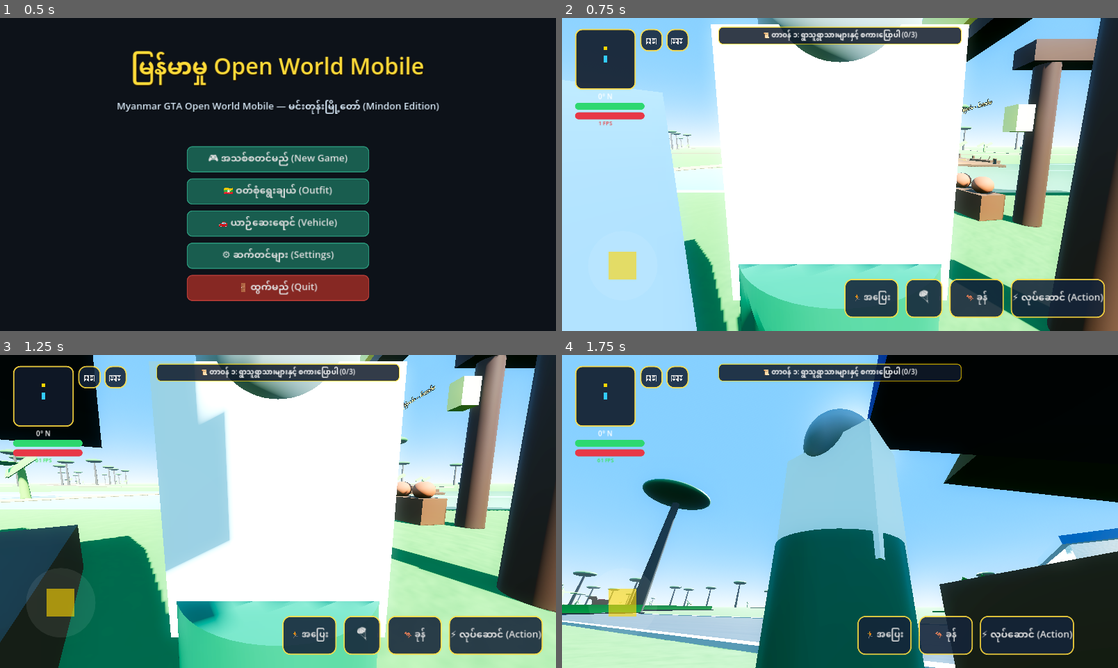
Above: before the commit, frames 1-4 (two rows, left to right).
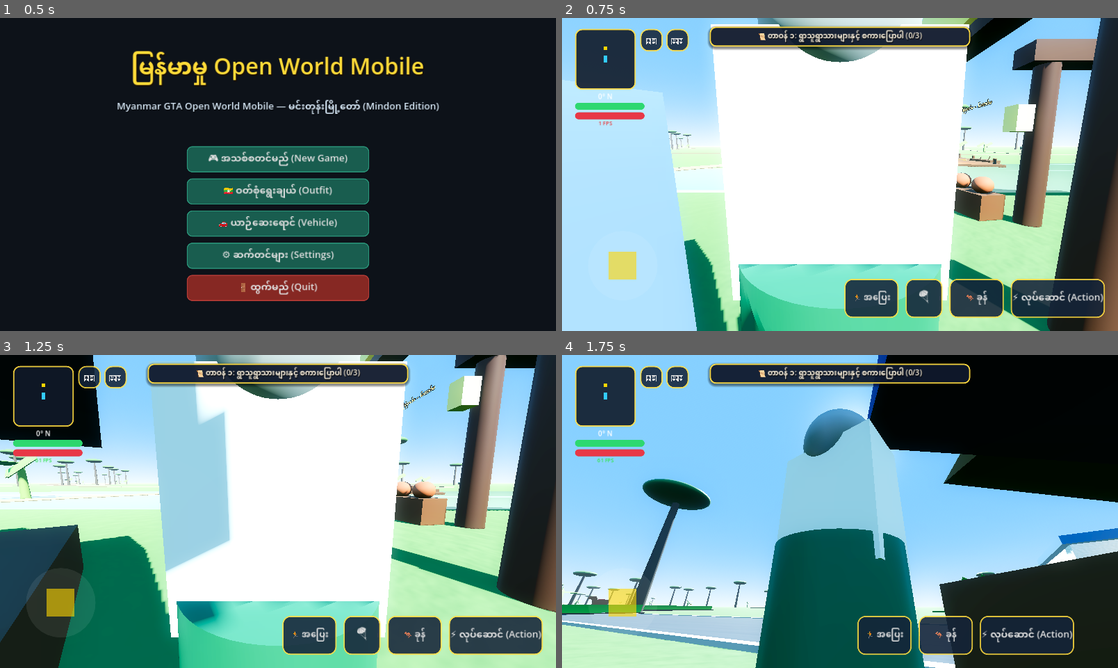
Above: after the commit, the same moments.

Repository: sudohlaingwin/gta-open-world
Game: Godot game, scene res://scenes/main_menu.tscn
Same seed, same stepped clock (60 frames per second), same inputs: the game is played once before the commit and once after it.
Inputs (mouse positions are in pixels of both pictures, inside the frame that each line leads up to):
- Up to frame 1 (0.5 s): no input
- Up to frame 2 (0.75 s): click "🎮 အသစ်စတင်မည် (New Game)" at 0.5 s
- Up to frame 3 (1.25 s): no input
- Up to frame 4 (1.75 s): drag from (628, 611) to (895, 442) at 1.27 s

Frame 1 is identical in both runs. In frame 2, 2.0% of the frame differs, in the area x 26-74%, y 2-11%; in frame 3, 2.1%; in frame 4, 2.0%.

Commit message:
Slice 206: TopCenterHUD Quest Banner, Waypoint Guide & Speedometer Glassmorphism Overhaul

Diff:
--- a/scenes/mobile_touch_hud.tscn
+++ b/scenes/mobile_touch_hud.tscn
@@ -44,52 +44,64 @@
 corner_radius_bottom_left = 8
 
 [sub_resource type="StyleBoxFlat" id="StyleBoxFlat_banner"]
-bg_color = Color(0.06, 0.10, 0.16, 0.85)
-border_width_left = 2
-border_width_top = 2
-border_width_right = 2
-border_width_bottom = 2
-border_color = Color(1, 0.84, 0, 0.7)
-corner_radius_top_left = 10
-corner_radius_top_right = 10
-corner_radius_bottom_right = 10
-corner_radius_bottom_left = 10
+bg_color = Color(0.06, 0.10, 0.18, 0.90)
+border_width_left = 3
+border_width_top = 3
+border_width_right = 3
+border_width_bottom = 3
+border_color = Color(1.0, 0.86, 0.25, 0.95)
+corner_radius_top_left = 14
+corner_radius_top_right = 14
+corner_radius_bottom_right = 14
+corner_radius_bottom_left = 14
+shadow_color = Color(0, 0, 0, 0.45)
+shadow_size = 6
+shadow_offset = Vector2(0, 3)
 
 [sub_resource type="StyleBoxFlat" id="StyleBoxFlat_guide"]
-bg_color = Color(0.06, 0.1, 0.16, 0.9)
-border_width_left = 2
-border_width_top = 2
-border_width_right = 2
-border_width_bottom = 2
-border_color = Color(0.2, 0.8, 1.0, 0.8)
-corner_radius_top_left = 10
-corner_radius_top_right = 10
-corner_radius_bottom_right = 10
-corner_radius_bottom_left = 10
+bg_color = Color(0.05, 0.12, 0.20, 0.92)
+border_width_left = 3
+border_width_top = 3
+border_width_right = 3
+border_width_bottom = 3
+border_color = Color(0.2, 0.85, 1.0, 0.95)
+corner_radius_top_left = 14
+corner_radius_top_right = 14
+corner_radius_bottom_right = 14
+corner_radius_bottom_left = 14
+shadow_color = Color(0, 0, 0, 0.45)
+shadow_size = 6
+shadow_offset = Vector2(0, 3)
 
 [sub_resource type="StyleBoxFlat" id="StyleBoxFlat_speedo"]
-bg_color = Color(0.05, 0.08, 0.12, 0.85)
-border_width_left = 2
-border_width_top = 2
-border_width_right = 2
-border_width_bottom = 2
-border_color = Color(0.2, 0.8, 1.0, 0.8)
+bg_color = Color(0.04, 0.08, 0.15, 0.90)
+border_width_left = 3
+border_width_top = 3
+border_width_right = 3
+border_width_bottom = 3
+border_color = Color(0.2, 0.85, 1.0, 0.95)
+corner_radius_top_left = 18
+corner_radius_top_right = 18
+corner_radius_bottom_right = 18
+corner_radius_bottom_left = 18
+shadow_color = Color(0, 0, 0, 0.5)
+shadow_size = 6
+shadow_offset = Vector2(0, 3)
+
+[sub_resource type="StyleBoxFlat" id="StyleBoxFlat_flight_btn"]
+bg_color = Color(0.08, 0.16, 0.28, 0.90)
+border_width_left = 3
+border_width_top = 3
+border_width_right = 3
+border_width_bottom = 3
+border_color = Color(0.35, 0.75, 1.0, 0.90)
 corner_radius_top_left = 16
 corner_radius_top_right = 16
 corner_radius_bottom_right = 16
 corner_radius_bottom_left = 16
-
-[sub_resource type="StyleBoxFlat" id="StyleBoxFlat_flight_btn"]
-bg_color = Color(0.1, 0.2, 0.35, 0.85)
-border_width_left = 2
-border_width_top = 2
-border_width_right = 2
-border_width_bottom = 2
-border_color = Color(0.3, 0.7, 1.0, 0.8)
-corner_radius_top_left = 12
-corner_radius_top_right = 12
-corner_radius_bottom_right = 12
-corner_radius_bottom_left = 12
+shadow_color = Color(0, 0, 0, 0.4)
+shadow_size = 4
+shadow_offset = Vector2(0, 2)
 
 [sub_resource type="StyleBoxFlat" id="StyleBoxFlat_joy_base"]
 bg_color = Color(1, 1, 1, 0.08)
@@ -111,16 +123,19 @@
 corner_radius_bottom_left = 18
 
 [sub_resource type="StyleBoxFlat" id="StyleBoxFlat_pause"]
-bg_color = Color(0.08, 0.1, 0.14, 0.95)
-border_width_left = 2
-border_width_top = 2
-border_width_right = 2
-border_width_bottom = 2
-border_color = Color(1, 0.84, 0, 0.8)
-corner_radius_top_left = 16
-corner_radius_top_right = 16
-corner_radius_bottom_right = 16
-corner_radius_bottom_left = 16
+bg_color = Color(0.05, 0.09, 0.16, 0.96)
+border_width_left = 3
+border_width_top = 3
+border_width_right = 3
+border_width_bottom = 3
+border_color = Color(1.0, 0.86, 0.25, 0.95)
+corner_radius_top_left = 20
+corner_radius_top_right = 20
+corner_radius_bottom_right = 20
+corner_radius_bottom_left = 20
+shadow_color = Color(0, 0, 0, 0.6)
+shadow_size = 10
+shadow_offset = Vector2(0, 4)
 
 [node name="MobileTouchHUD" type="CanvasLayer"]
 script = ExtResource("1_hud")
@@ -231,18 +246,23 @@
 anchors_preset = 5
 anchor_left = 0.5
 anchor_right = 0.5
-offset_left = -280.0
+offset_left = -300.0
 offset_top = 20.0
-offset_right = 280.0
-offset_bottom = 100.0
+offset_right = 300.0
+offset_bottom = 112.0
 grow_horizontal = 2
 
 [node name="QuestBanner" type="Label" parent="TopCenterHUD"]
 layout_mode = 1
 anchors_preset = 10
 anchor_right = 1.0
-offset_bottom = 34.0
-grow_horizontal = 2
+offset_bottom = 40.0
+grow_horizontal = 2
+theme_override_colors/font_color = Color(1.0, 0.96, 0.88, 1.0)
+theme_override_colors/font_shadow_color = Color(0, 0, 0, 0.8)
+theme_override_constants/shadow_offset_x = 1
+theme_override_constants/shadow_offset_y = 2
+theme_override_font_sizes/font_size = 17
 theme_override_styles/normal = SubResource("StyleBoxFlat_banner")
 text = "📜 တာဝန် ၁: ရွာသူရွာသားများနှင့် စကားပြောပါ (0/3)"
 horizontal_alignment = 1
@@ -256,7 +276,7 @@
 anchor_top = 1.0
 anchor_right = 1.0
 anchor_bottom = 1.0
-offset_top = -40.0
+offset_top = -46.0
 grow_horizontal = 2
 grow_vertical = 0
 theme_override_styles/panel = SubResource("StyleBoxFlat_guide")
@@ -266,12 +286,15 @@
 anchors_preset = 4
 anchor_top = 0.5
 anchor_bottom = 0.5
-offset_left = 16.0
+offset_left = 18.0
 offset_top = -18.0
-offset_right = 52.0
+offset_right = 54.0
 offset_bottom = 18.0
 grow_vertical = 2
-theme_override_colors/font_color = Color(0.2, 0.8, 1.0, 1)
+theme_override_colors/font_color = Color(0.25, 0.90, 1.0, 1)
+theme_override_colors/font_shadow_color = Color(0, 0, 0, 0.8)
+theme_override_constants/shadow_offset_x = 1
+theme_override_constants/shadow_offset_y = 1
 theme_override_font_sizes/font_size = 24
 text = "↑"
 horizontal_alignment = 1
@@ -284,14 +307,17 @@
 anchor_top = 0.5
 anchor_right = 1.0
 anchor_bottom = 0.5
-offset_left = -220.0
-offset_top = -14.0
-offset_right = -16.0
-offset_bottom = 14.0
+offset_left = -260.0
+offset_top = -15.0
+offset_right = -18.0
+offset_bottom = 15.0
 grow_horizontal = 0
 grow_vertical = 2
-theme_override_colors/font_color = Color(1, 0.9, 0.5, 1)
-theme_override_font_sizes/font_size = 16
+theme_override_colors/font_color = Color(1.0, 0.92, 0.55, 1)
+theme_override_colors/font_shadow_color = Color(0, 0, 0, 0.8)
+theme_override_constants/shadow_offset_x = 1
+theme_override_constants/shadow_offset_y = 1
+theme_override_font_sizes/font_size = 17
 text = "📍 လမ်းညွှန်: 120m"
 horizontal_alignment = 2
 vertical_alignment = 1
@@ -303,12 +329,17 @@
 anchor_top = 0.5
 anchor_right = 0.5
 anchor_bottom = 0.5
-offset_left = -220.0
+offset_left = -260.0
 offset_top = 120.0
-offset_right = 220.0
-offset_bottom = 160.0
-grow_horizontal = 2
-grow_vertical = 2
+offset_right = 260.0
+offset_bottom = 168.0
+grow_horizontal = 2
+grow_vertical = 2
+theme_override_colors/font_color = Color(1.0, 0.95, 0.85, 1)
+theme_override_colors/font_shadow_color = Color(0, 0, 0, 0.8)
+theme_override_constants/shadow_offset_x = 1
+theme_override_constants/shadow_offset_y = 2
+theme_override_font_sizes/font_size = 18
 theme_override_styles/normal = SubResource("StyleBoxFlat_banner")
 text = "အနီးရှိ ရွာသား သို့မဟုတ် ယာဉ်ကို ထိတွေ့ပါ"
 horizontal_alignment = 1
@@ -321,9 +352,9 @@
 anchor_top = 1.0
 anchor_right = 0.5
 anchor_bottom = 1.0
-offset_left = -110.0
-offset_top = -120.0
-offset_right = 110.0
+offset_left = -125.0
+offset_top = -125.0
+offset_right = 125.0
 offset_bottom = -20.0
 grow_horizontal = 2
 grow_vertical = 0
@@ -345,13 +376,17 @@
 anchor_top = 0.5
 anchor_right = 0.5
 anchor_bottom = 0.5
-offset_left = -80.0
-offset_top = -30.0
-offset_right = 80.0
-offset_bottom = 6.0
-grow_horizontal = 2
-grow_vertical = 2
-theme_override_font_sizes/font_size = 24
+offset_left = -100.0
+offset_top = -32.0
+offset_right = 100.0
+offset_bottom = 8.0
+grow_horizontal = 2
+grow_vertical = 2
+theme_override_colors/font_color = Color(0.25, 0.92, 1.0, 1.0)
+theme_override_colors/font_shadow_color = Color(0, 0, 0, 0.8)
+theme_override_constants/shadow_offset_x = 1
+theme_override_constants/shadow_offset_y = 2
+theme_override_font_sizes/font_size = 28
 text = "0 KM/H"
 horizontal_alignment = 1
 
@@ -362,13 +397,17 @@
 anchor_top = 1.0
 anchor_right = 0.5
 anchor_bottom = 1.0
-offset_left = -100.0
-offset_top = -34.0
-offset_right = 100.0
-offset_bottom = -14.0
+offset_left = -110.0
+offset_top = -36.0
+offset_right = 110.0
+offset_bottom = -12.0
 grow_horizontal = 2
 grow_vertical = 0
-theme_override_font_sizes/font_size = 12
+theme_override_colors/font_color = Color(1.0, 0.88, 0.35, 1.0)
+theme_override_colors/font_shadow_color = Color(0, 0, 0, 0.7)
+theme_override_constants/shadow_offset_x = 1
+theme_override_constants/shadow_offset_y = 1
+theme_override_font_sizes/font_size = 14
 text = "🚗 VEHICLE"
 horizontal_alignment = 1
 
@@ -506,25 +545,28 @@
 anchor_top = 0.5
 anchor_right = 0.5
 anchor_bottom = 0.5
+offset_left = -200.0
+offset_top = -215.0
+offset_right = 200.0
+offset_bottom = 215.0
+grow_horizontal = 2
+grow_vertical = 2
+theme_override_styles/panel = SubResource("StyleBoxFlat_pause")
+
+[node name="PauseTitle" type="Label" parent="PauseMenu/PauseBox"]
+layout_mode = 1
+anchors_preset = 5
+anchor_left = 0.5
+anchor_right = 0.5
 offset_left = -180.0
-offset_top = -195.0
+offset_top = 18.0
 offset_right = 180.0
-offset_bottom = 195.0
-grow_horizontal = 2
-grow_vertical = 2
-theme_override_styles/panel = SubResource("StyleBoxFlat_pause")
-
-[node name="PauseTitle" type="Label" parent="PauseMenu/PauseBox"]
-layout_mode = 1
-anchors_preset = 5
-anchor_left = 0.5
-anchor_right = 0.5
-offset_left = -150.0
-offset_top = 16.0
-offset_right = 150.0
-offset_bottom = 48.0
-grow_horizontal = 2
-theme_override_colors/font_color = Color(1, 0.84, 0, 1)
+offset_bottom = 54.0
+grow_horizontal = 2
+theme_override_colors/font_color = Color(1.0, 0.88, 0.25, 1)
+theme_override_colors/font_shadow_color = Color(0, 0, 0, 0.85)
+theme_override_constants/shadow_offset_x = 1
+theme_override_constants/shadow_offset_y = 2
 theme_override_font_sizes/font_size = 22
 text = "ဂိမ်းခေတ္တရပ်နားခြင်း (Paused)"
 horizontal_alignment = 1
@@ -536,12 +578,13 @@
 anchor_top = 0.5
 anchor_right = 0.5
 anchor_bottom = 0.5
-offset_left = -140.0
-offset_top = -30.0
-offset_right = 140.0
+offset_left = -160.0
+offset_top = -36.0
+offset_right = 160.0
 offset_bottom = 14.0
 grow_horizontal = 2
 grow_vertical = 2
+theme_override_font_sizes/font_size = 18
 theme_override_styles/normal = SubResource("StyleBoxFlat_btn")
 text = "▶ ဆက်လက်ကစားမည် (Resume)"
 
@@ -552,12 +595,13 @@
 anchor_top = 0.5
 anchor_right = 0.5
 anchor_bottom = 0.5
-offset_left = -140.0
+offset_left = -160.0
 offset_top = 24.0
-offset_right = 140.0
-offset_bottom = 64.0
-grow_horizontal = 2
-grow_vertical = 2
+offset_right = 160.0
+offset_bottom = 74.0
+grow_horizontal = 2
+grow_vertical = 2
+theme_override_font_sizes/font_size = 18
 theme_override_styles/normal = SubResource("StyleBoxFlat_btn")
 text = "💾 အခြေအနေသိမ်းဆည်း (Save)"
 
@@ -568,12 +612,13 @@
 anchor_top = 0.5
 anchor_right = 0.5
 anchor_bottom = 0.5
-offset_left = -140.0
-offset_top = 70.0
-offset_right = 140.0
-offset_bottom = 110.0
-grow_horizontal = 2
-grow_vertical = 2
+offset_left = -160.0
+offset_top = 84.0
+offset_right = 160.0
+offset_bottom = 134.0
+grow_horizontal = 2
+grow_vertical = 2
+theme_override_font_sizes/font_size = 18
 theme_override_styles/normal = SubResource("StyleBoxFlat_btn")
 text = "🆘 ညပ်နေပါက လွတ်မြောက်ရန် (Unstuck)"
 
@@ -584,12 +629,13 @@
 anchor_top = 0.5
 anchor_right = 0.5
 anchor_bottom = 0.5
-offset_left = -140.0
-offset_top = 116.0
-offset_right = 140.0
-offset_bottom = 156.0
-grow_horizontal = 2
-grow_vertical = 2
+offset_left = -160.0
+offset_top = 144.0
+offset_right = 160.0
+offset_bottom = 194.0
+grow_horizontal = 2
+grow_vertical = 2
+theme_override_font_sizes/font_size = 18
 theme_override_styles/normal = SubResource("StyleBoxFlat_btn")
 text = "⚙️ ဆက်တင်များ (Settings)"
 
@@ -600,12 +646,13 @@
 anchor_top = 0.5
 anchor_right = 0.5
 anchor_bottom = 0.5
-offset_left = -140.0
-offset_top = 162.0
-offset_right = 140.0
-offset_bottom = 202.0
-grow_horizontal = 2
-grow_vertical = 2
+offset_left = -160.0
+offset_top = 204.0
+offset_right = 160.0
+offset_bottom = 254.0
+grow_horizontal = 2
+grow_vertical = 2
+theme_override_font_sizes/font_size = 18
 theme_override_styles/normal = SubResource("StyleBoxFlat_btn")
 text = "🏠 ပင်မစာမျက်နှာ (Menu)"
 
Not shown, changed: COLLAB.md
